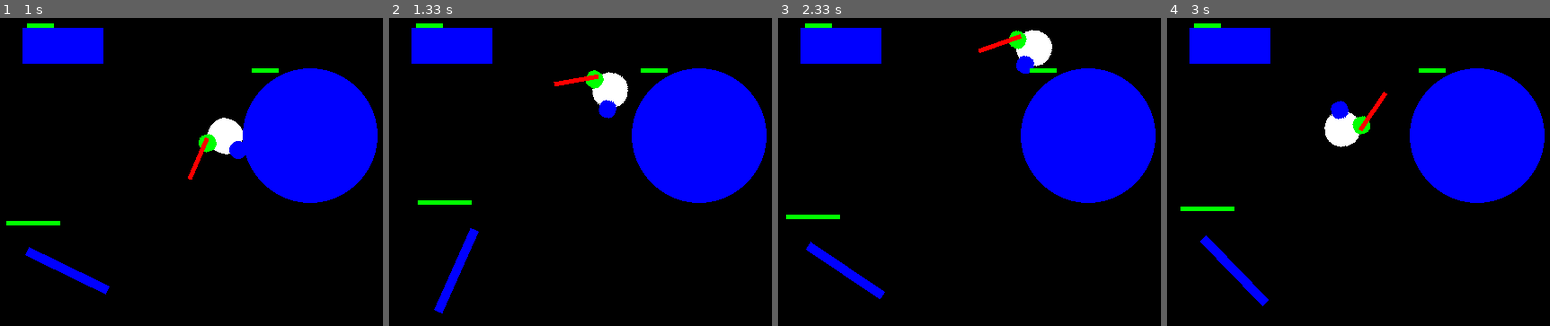
Above: before the commit, frames 1-4 (left to right).
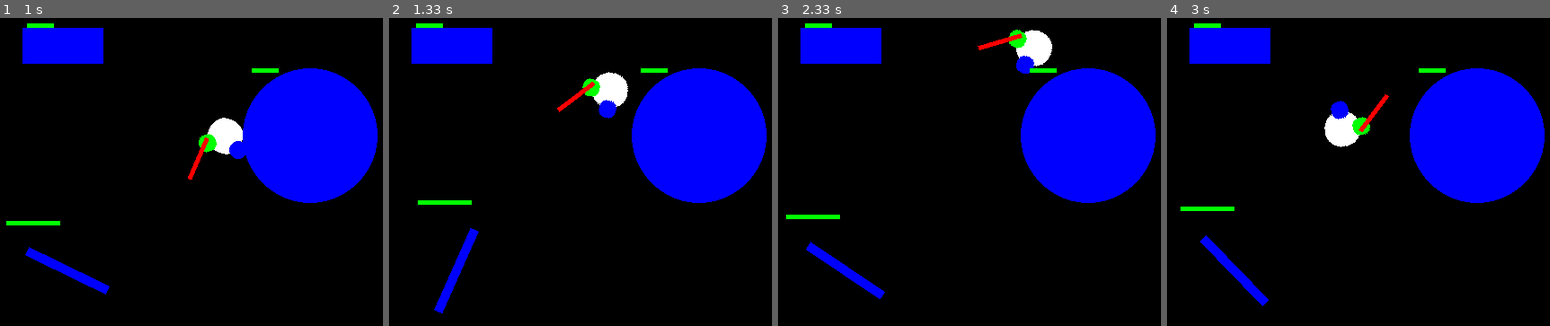
Above: after the commit, the same moments.

Repository: fjaviergb/Pygames-Hermanios
Game: pygame game, started from ObstaculoGiratorio9.py
Two runs of this game, one before a commit and one after it. Both use one fixed random seed, a clock stepped at 60 frames per second and the inputs below.
Inputs (mouse positions are in pixels of both pictures, inside the frame that each line leads up to):
- Up to frame 1 (1 s): hold Right 0.33-0.8 s; move the mouse to (202, 196) at 0.37 s; click (222, 202) at 0.88 s
- Up to frame 2 (1.33 s): hold Up from 1.17 s (still down); click (500, 184) at 1.25 s
- Up to frame 3 (2.33 s): release Up at 1.47 s; hold Right 1.5-1.97 s; click (858, 125) at 1.58 s; hold Left from 2 s (still down); click (1065, 54) at 2.08 s
- Up to frame 4 (3 s): release Left at 2.53 s; hold Down 2.57-2.87 s; click (1438, 212) at 2.65 s; hold Left from 2.9 s (still down); click (1396, 61) at 2.98 s

Frame 1 is identical in both runs. In frame 2, 0.5% of the frame differs, in the area x 42-57%, y 16-31%; in frame 3, 0.2%; in frame 4, 0.2%.

Commit message:
Añadido un CD muy simple

Diff:
--- a/ObstaculoGiratorio9.py
+++ b/ObstaculoGiratorio9.py
@@ -297,6 +297,8 @@
         self.clashright = False
         self.last_angle = self.angle
         self.clash_count = 0
+        self.cdcount = 0
+        self.cd = False
 
     def update(self):
         self.image = pg.transform.rotate(self.image_orig, self.angle)
@@ -361,10 +363,17 @@
                 else:
                     block.live -= 1
 
+        if self.slashleft or self.slashright or self.hittin:
+            self.cd = True
+        if self.cd and self.cdcount <= 60:
+            self.cdcount += 1
+        else:
+            self.cd = False
+            self.cdcount = 0
+
 ##############################################################################
 # INICIACION DE VARIABLES
 ##############################################################################
-
 CBASE = (255,255,255)
 CPLAYER = (255,228,181)
 BLACK = (0,0,0)
@@ -403,7 +412,6 @@
 ###########################################################
 # FUNCION COLISION ESPADA
 ###########################################################
-
 def isClash(angle_grad, signo, angle):
     #  Metodo para depurar la colision en movimiento.
     #  Como dos objetos en "movimiento" pueden superponerse sin llegar a colisionar
@@ -503,7 +511,6 @@
 ######################################################################
 # ROTACIÓN + COMIENZO ESPADAZO
 ######################################################################
-
         ######################################################################
         # HITO PARA EVITAR DIVISION ENTRE INFINITO
         ######################################################################
@@ -517,12 +524,12 @@
             if cos > 0:
                 player.angle = 270 - angle_grad
                 Lhand.angle = 270 - angle_grad
-                if button[2] != 0 and not espada.swingleft:
+                if button[2] != 0 and not espada.swingleft and not espada.cd:
                     espada.leftbut = 1
                     espada.swingright = True
                     Rhand.angle = 270 - angle_grad - 90
                     espada.angle = 270 - angle_grad - 90
-                elif button[0] != 0 and not espada.swingright:
+                elif button[0] != 0 and not espada.swingright and not espada.cd:
                     espada.leftbut = 0
                     espada.swingleft = True
                     Rhand.angle = 270 - angle_grad + 90
@@ -532,7 +539,7 @@
                     espada.swingleft = False
                     Rhand.angle = 270 - angle_grad
                     espada.angle = 270 - angle_grad
-                    if button[1] != 0 and not espada.swingright and not espada.swingleft:
+                    if button[1] != 0 and not espada.swingright and not espada.swingleft and not espada.cd:
                             espada.hittin = True
                             espada.xthrow = xcursor
                             espada.ythrow = ycursor
@@ -543,12 +550,12 @@
             elif cos < 0:
                 player.angle = 90 - angle_grad
                 Lhand.angle = 90 - angle_grad
-                if button[2] != 0 and not espada.swingleft:
+                if button[2] != 0 and not espada.swingleft and not espada.cd:
                     espada.leftbut = 1
                     espada.swingright = True
                     Rhand.angle = 90 - angle_grad - 90
                     espada.angle = 90 - angle_grad - 90
-                elif button[0] != 0 and not espada.swingright:
+                elif button[0] != 0 and not espada.swingright and not espada.cd:
                     espada.leftbut = 0
                     espada.swingleft = True
                     Rhand.angle = 90 - angle_grad + 90
@@ -558,7 +565,7 @@
                     espada.swingleft = False
                     Rhand.angle = 90 - angle_grad
                     espada.angle = 90 - angle_grad
-                    if button[1] != 0 and not espada.swingright and not espada.swingleft:
+                    if button[1] != 0 and not espada.swingright and not espada.swingleft and not espada.cd:
                             espada.hittin = True
                             espada.xthrow = xcursor
                             espada.ythrow = ycursor
@@ -568,16 +575,16 @@
         ######################################################################
         elif cos == 0 and sen < 0:
             angle_grad = 0
-            if button[2] != 0 and not espada.swingleft:
+            if button[2] != 0 and not espada.swingleft and not espada.cd:
                 espada.leftbut = 1
                 espada.swingright = True
-            elif button[0] != 0 and not espada.swingright:
+            elif button[0] != 0 and not espada.swingright and not espada.cd:
                 espada.leftbut = 0
                 espada.swingleft = True
             else:
                 espada.swingright = False
                 espada.swingleft = False
-                if button[1] != 0 and not espada.swingright and not espada.swingleft:
+                if button[1] != 0 and not espada.swingright and not espada.swingleft and not espada.cd:
                         espada.hittin = True
                         espada.xthrow = xcursor
                         espada.ythrow = ycursor
@@ -587,16 +594,16 @@
         ######################################################################
         elif cos == 0 and sen > 0:
             angle_grad = 180
-            if button[2] != 0 and not espada.swingleft:
+            if button[2] != 0 and not espada.swingleft and not espada.cd:
                 espada.leftbut = 1
                 espada.swingright = True
-            elif button[0] != 0 and not espada.swingright:
+            elif button[0] != 0 and not espada.swingright and not espada.cd:
                 espada.leftbut = 0
                 espada.swingleft = True
             else:
                 espada.swingright = False
                 espada.swingleft = False
-                if button[1] != 0 and not espada.swingright and not espada.swingleft:
+                if button[1] != 0 and not espada.swingright and not espada.swingleft and not espada.cd:
                         espada.hittin = True
                         espada.xthrow = xcursor
                         espada.ythrow = ycursor
@@ -778,7 +785,6 @@
                 Rhand.angle = 0 - espada.chargecount * 90 / 30
                 espada.angle = 0 - espada.chargecount * 90 / 30
                 espada.chargecount -= isClash(angle_grad, -1, 0)
-
             else:
                 espada.slashright = False
                 espada.backright = True
@@ -804,7 +810,6 @@
                 Rhand.angle = 0 + espada.chargecount * 90 / 30
                 espada.angle = 0 + espada.chargecount * 90 / 30
                 espada.chargecount -= isClash(angle_grad, 1, 0)
-
             else:
                 espada.slashleft = False
                 espada.backleft = True
@@ -834,7 +839,6 @@
                 Rhand.angle = 180 - espada.chargecount * 90 / 30
                 espada.angle = 180 - espada.chargecount * 90 / 30
                 espada.chargecount -= isClash(angle_grad, -1, 180)
-
             else:
                 espada.slashright = False
                 espada.backright = True
@@ -860,7 +864,6 @@
                 Rhand.angle = 180 + espada.chargecount * 90 / 30
                 espada.angle = 180 + espada.chargecount * 90 / 30
                 espada.chargecount -= isClash(angle_grad, 1, 180)
-
             else:
                 espada.slashleft = False
                 espada.backleft = True
@@ -873,8 +876,13 @@
                 espada.backleft = False
                 espada.chargecount = 1
 
+    ###########################################################
+    # ACTUALIZACION DEL DISPLAY
+    ###########################################################
+    print(espada.chargecount, espada.cdcount)
     all_sprites.update()
     bg.fill(BLACK)
     all_sprites.draw(bg)
     pg.display.update()
+
 pg.quit()
